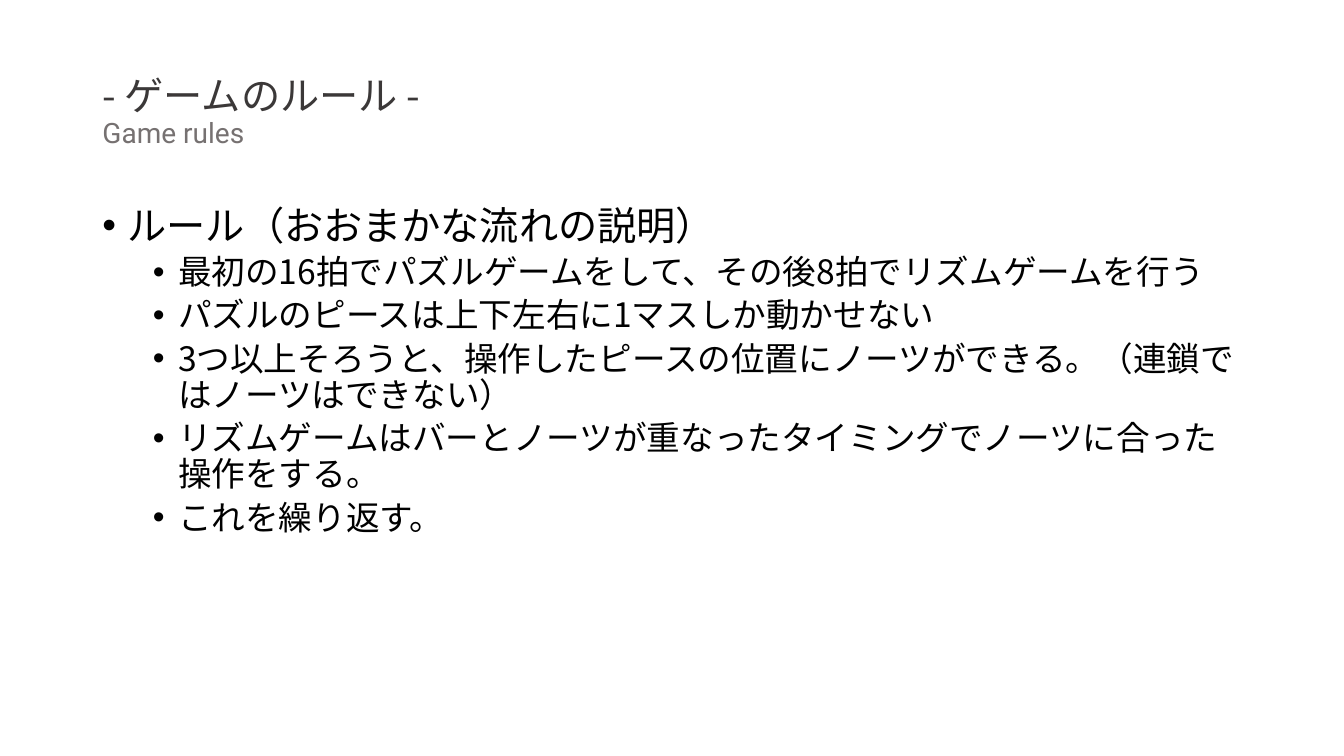
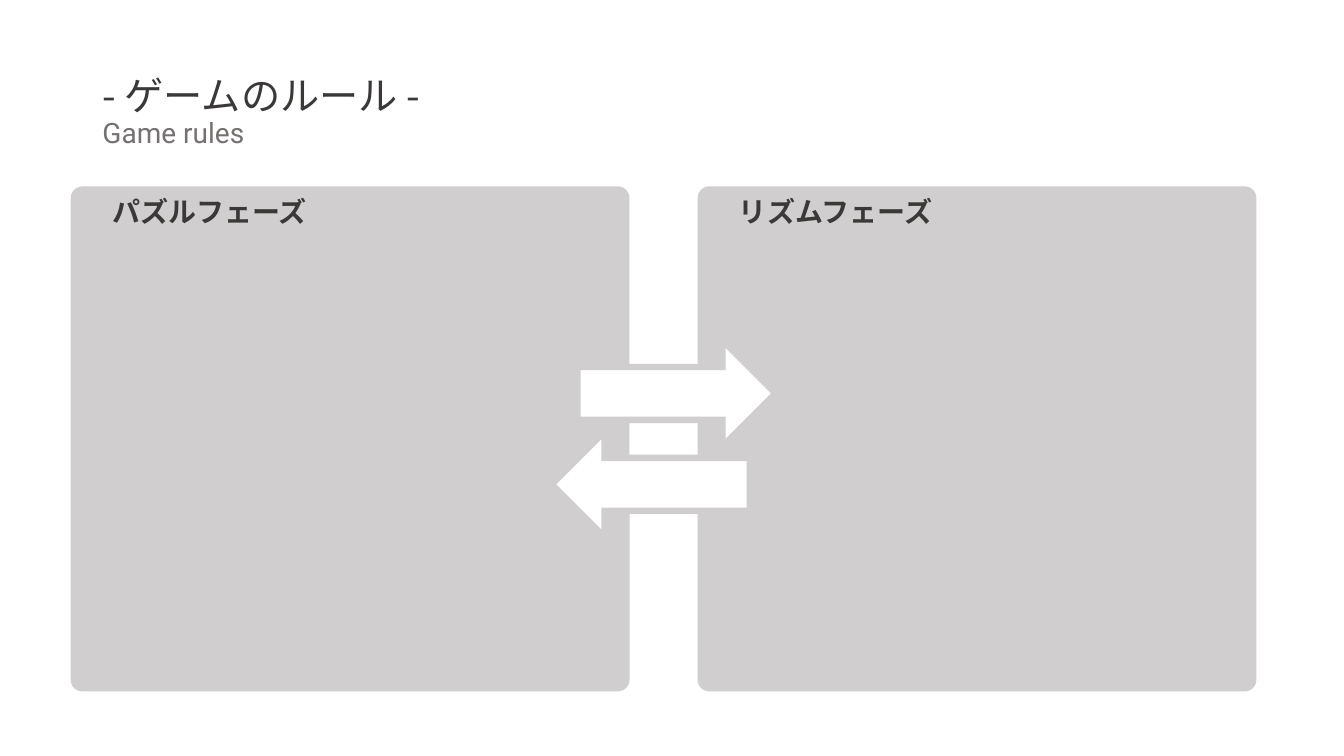
Before and after one commit to sakamana/PuzzleSoundGames, a slide deck: slide 9 of 卒研発表会.pptx. Drawn at 1344x756 pixels with LibreOffice and Linux fonts; fonts in the diff are those of the drawing. Boxes give left, top, right and bottom in pixels: in the first picture for what was removed or moved away, otherwise in the second. Text is boxed around its words. In the diff, an @@ line names an element or a change of style, - is before the commit and + after.

```diff
--- a/卒研発表会.pptx
+++ b/卒研発表会.pptx
@@ rounded rectangle added at bbox=[71, 187, 629, 692], fill #D0CECE, 20 pt, text #3B3838, bold @@
+パズルフェーズ
@@ text removed at bbox=[128, 206, 1234, 533] @@
-• ルール（おおまかな流れの説明）
-  • 最初の16拍でパズルゲームをして、その後8拍でリズムゲームを行う
-  • パズルのピースは上下左右に1マスしか動かせない
-  • 3つ以上そろうと、操作したピースの位置にノーツができる。（連鎖ではノーツはできない）
-  • リズムゲームはバーとノーツが重なったタイミングでノーツに合った操作をする。
-  • これを繰り返す。
@@ rounded rectangle added at bbox=[698, 187, 1256, 692], fill #D0CECE, 20 pt, text #3B3838, bold @@
+リズムフェーズ
@@ right arrow added at bbox=[578, 341, 775, 447], fill #FFFFFF, outline #D0CECE 4.5 pt @@
@@ right arrow added at bbox=[552, 432, 749, 537], fill #FFFFFF, outline #D0CECE 4.5 pt @@
```
Also in this commit, not shown: 3 other slides changed, 3 other files.
